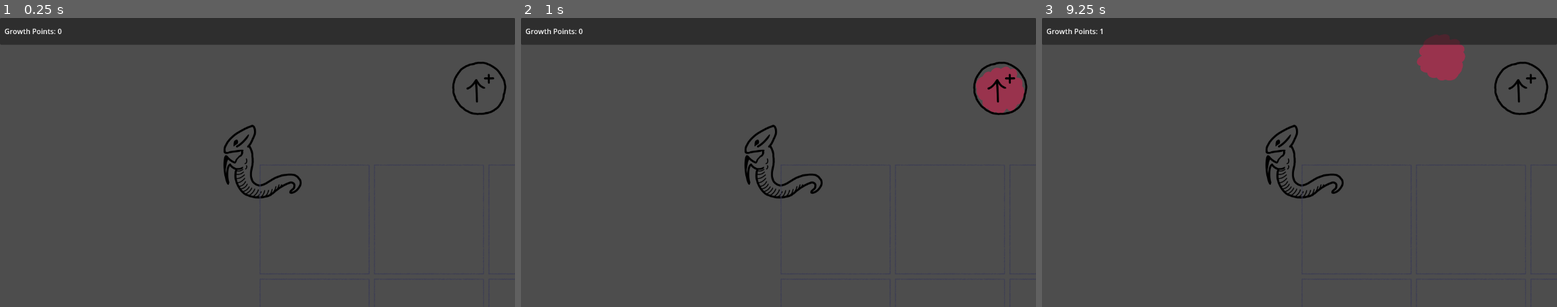
Above: before the commit, frames 1-3 (left to right).
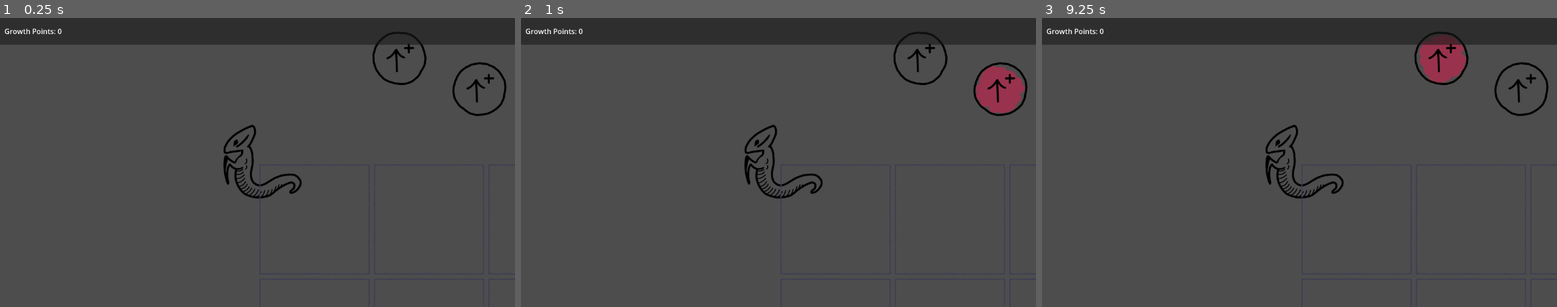
Above: after the commit, the same moments.

Repository: Surreily/slivcremental-mini
Game: Godot game, scene res://scenes/game.tscn
Two runs of this game, one before a commit and one after it. Both use one fixed random seed, a clock stepped at 60 frames per second and the inputs below.
Inputs (mouse positions are in pixels of both pictures, inside the frame that each line leads up to):
- Up to frame 1 (0.25 s): no input
- Up to frame 2 (1 s): tap Enter at 0.5 s; drag from (778, 162) to (999, 90) at 0.52 s
- Up to frame 3 (9.25 s): tap Space at 1.25, 2.75, 4.25 s; drag from (1520, 90) to (1299, 162) at 1.27 s; tap Enter at 2, 3.5 s; move the mouse to (1443, 58) at 2.02 s; click (1443, 58) at 2.17 s; drag from (1273, 220) to (1443, 58) at 2.77 s; move the mouse to (1454, 205) at 3.52 s; click (1454, 205) at 3.67 s; drag from (1145, 119) to (1443, 58) at 4.27 s; move the mouse to (1325, 162) at 5.02 s; click (1325, 162) at 5.17 s; drag from (1222, 90) to (1356, 220) at 5.77 s; move the mouse to (1412, 148) at 6.52 s; click (1412, 148) at 6.67 s; drag from (1196, 176) to (1469, 220) at 7.27 s; move the mouse to (1351, 98) at 8.02 s; click (1351, 98) at 8.17 s; drag from (1273, 220) to (1443, 58) at 8.77 s

The runs differ from the first frame. In frame 1, 0.5% of the frame differs, in the area x 72-99%, y 4-35%; in frame 2, 0.6%; in frame 3, 0.6%, in the area x 11-99%, y 3-35%.

Commit message:
WIP: Change how sliver points accumulate (time rather than clicking). Updates to serialize/deserialize. Other experimental changes.

Diff:
--- a/scenes/skill-node.tscn
+++ b/scenes/skill-node.tscn
@@ -14,17 +14,17 @@
 [sub_resource type="CircleShape2D" id="CircleShape2D_cikux"]
 radius = 64.0
 
-[node name="Skill" type="Node2D" node_paths=PackedStringArray("linkedSkillNodes")]
+[node name="Skill" type="Node2D"]
 script = ExtResource("1_cikux")
-linkedSkillNodes = [null]
-key = null
 
 [node name="Background Sprite" type="Sprite2D" parent="."]
 material = SubResource("ShaderMaterial_c6gft")
+rotation = 7.15335
 scale = Vector2(0.5, 0.5)
 texture = ExtResource("2_3v3bl")
 
 [node name="Border Sprite" type="Sprite2D" parent="."]
+rotation = 8.2896
 scale = Vector2(0.5, 0.5)
 texture = ExtResource("3_3v3bl")
 
--- a/scenes/skill-tree.tscn
+++ b/scenes/skill-tree.tscn
@@ -9,41 +9,34 @@
 script = ExtResource("1_7y6fp")
 lineTexture = ExtResource("2_g8e78")
 
-[node name="Increment Growth Points 1" parent="." node_paths=PackedStringArray("linkedSkillNodes") instance=ExtResource("1_glyw6")]
-linkedSkillNodes = [NodePath("../Increment Growth Points 2"), NodePath("../Skill3"), NodePath("../Skill4")]
+[node name="Increment Growth Points 1" parent="." instance=ExtResource("1_glyw6")]
 skillTexture = ExtResource("4_g8e78")
 key = "incremental-growth-1"
 
-[node name="Increment Growth Points 2" parent="." node_paths=PackedStringArray("linkedSkillNodes") instance=ExtResource("1_glyw6")]
+[node name="Increment Growth Points 2" parent="." instance=ExtResource("1_glyw6")]
 position = Vector2(-179, -68)
-linkedSkillNodes = []
 costInGrowthPoints = 20
 skillTexture = ExtResource("4_g8e78")
 key = "increment-growth-2"
 
-[node name="Skill3" parent="." node_paths=PackedStringArray("linkedSkillNodes") instance=ExtResource("1_glyw6")]
+[node name="Skill3" parent="." instance=ExtResource("1_glyw6")]
 position = Vector2(8, -269)
-linkedSkillNodes = [NodePath("../Skill5"), NodePath("../Skill6")]
 key = "skill-3"
 
-[node name="Skill4" parent="." node_paths=PackedStringArray("linkedSkillNodes") instance=ExtResource("1_glyw6")]
+[node name="Skill4" parent="." instance=ExtResource("1_glyw6")]
 position = Vector2(378, -104)
-linkedSkillNodes = []
 key = "skill-4"
 
-[node name="Skill5" parent="." node_paths=PackedStringArray("linkedSkillNodes") instance=ExtResource("1_glyw6")]
+[node name="Skill5" parent="." instance=ExtResource("1_glyw6")]
 position = Vector2(-143, -530)
-linkedSkillNodes = []
 key = "skill-5"
 
-[node name="Skill6" parent="." node_paths=PackedStringArray("linkedSkillNodes") instance=ExtResource("1_glyw6")]
+[node name="Skill6" parent="." instance=ExtResource("1_glyw6")]
 position = Vector2(297, -540)
-linkedSkillNodes = [NodePath("../Skill7")]
 key = "skill-6"
 
-[node name="Skill7" parent="." node_paths=PackedStringArray("linkedSkillNodes") instance=ExtResource("1_glyw6")]
+[node name="Skill7" parent="." instance=ExtResource("1_glyw6")]
 position = Vector2(569, -606)
-linkedSkillNodes = []
 key = "skill-7"
 
 [connection signal="clicked" from="Increment Growth Points 1" to="." method="_increment_growth_points_1"]
--- a/scenes/sliver.tscn
+++ b/scenes/sliver.tscn
@@ -1,14 +1,14 @@
 [gd_scene load_steps=5 format=3 uid="uid://desasx83ympiy"]
 
+[ext_resource type="Script" uid="uid://q0ytnikctjrw" path="res://scripts/controllers/sliver-controller.gd" id="1_0fosg"]
 [ext_resource type="Texture2D" uid="uid://6wfldheruygo" path="res://graphics/sliver.png" id="1_ii8uc"]
-[ext_resource type="Script" uid="uid://c0fvp07qjc5rt" path="res://scripts/sliver-manager.gd" id="1_yb834"]
 [ext_resource type="Script" uid="uid://dn7e1eq26mgq8" path="res://scripts/ui/clickable-behaviour.gd" id="3_0fosg"]
 
 [sub_resource type="RectangleShape2D" id="RectangleShape2D_ii8uc"]
 size = Vector2(256, 256)
 
 [node name="Sliver" type="Node2D"]
-script = ExtResource("1_yb834")
+script = ExtResource("1_0fosg")
 
 [node name="Sprite" type="Sprite2D" parent="."]
 scale = Vector2(0.5, 0.5)
--- a/scripts/controllers/skill-node-controller.gd
+++ b/scripts/controllers/skill-node-controller.gd
@@ -28,10 +28,10 @@
 
 func update_from_state() -> void:
 	# Get the purchase status of relevant nodes in the tree (this one and its parent).
-	var is_purchased_in_state: bool = State.skills.keys.find(key) != -1
+	var is_purchased_in_state: bool = State.skills.find(key) != -1
 	var is_parent_purchased_in_state: bool = \
 		parent_node == null || \
-		State.skills.keys.find(parent_node.key) != -1
+		State.skills.find(parent_node.key) != -1
 
 	# Update visibility of sprites based on purchase status.
 	$"Border Sprite".visible = is_parent_purchased_in_state
@@ -60,7 +60,7 @@
 	if (unlocked):
 		return
 
-	State.skills.keys.append(key)
+	State.skills.append(key)
 
 	unlocked = true
 	clicked.emit()
--- /dev/null
+++ b/scripts/controllers/sliver-controller.gd
@@ -0,0 +1,25 @@
+class_name SliverController
+extends Node2D
+
+var sliver: Sliver
+
+var sliv_point_progress: float = 0
+var sliv_point_target: float = 10
+
+var random: RandomNumberGenerator
+
+func _ready() -> void:
+	random = RandomNumberGenerator.new()
+
+func _process(delta: float) -> void:
+	_process_sliv(delta)
+
+func _process_sliv(delta: float) -> void:
+	# Increase point progress.
+	sliv_point_progress += delta
+
+	# If target reached, increment sliv points and set next target.
+	if (sliv_point_progress >= sliv_point_target):
+		State.currencies.sliv_points += State.statistics.growthPointsPerClick
+		sliv_point_progress = 0.0
+		sliv_point_target = random.randf_range(3.0, 15.0)
--- a/scripts/controllers/sliver-hive-controller.gd
+++ b/scripts/controllers/sliver-hive-controller.gd
@@ -1,5 +1,19 @@
 class_name SliverHiveController
 extends Node2D
+
+var slot_controllers: GridArray
+
+func _init():
+	slot_controllers = GridArray.new(10, 10)
+
+	var slot_scene: Resource = load("res://scenes/slot.tscn")
+
+	for x in 10:
+		for y in 10:
+			var slot: SlotController = slot_scene.instantiate()
+			slot.position = Vector2(x * 256, y * 256)
+			add_child(slot)
+			slot_controllers.set_value(x, y, slot)
 
 func update_from_state() -> void:
 	# Load the scene.
@@ -16,3 +30,6 @@
 			var slot: SlotController = slot_scene.instantiate()
 			slot.position = Vector2(x * 256, y * 256)
 			add_child(slot)
+
+func set_sliver(sliver: Sliver):
+	var slot: SlotController = slot_controllers.get_value(sliver.x, sliver.y)
--- a/scripts/controllers/slot-controller.gd
+++ b/scripts/controllers/slot-controller.gd
@@ -1,2 +1,20 @@
 class_name SlotController
 extends Node2D
+
+var sliver_controller: SliverController
+
+func set_sliver(sliver: Sliver):
+	if sliver_controller != null:
+		clear_sliver()
+
+	# Instantiate the sliver controller as a child of this one.
+	var sliver_scene: Resource = load("res://scenes/sliver.tscn")
+	sliver_controller = sliver_scene.instantiate()
+	add_child(sliver_controller)
+
+	# Update properties on the sliver controller.
+	sliver_controller.sliver = sliver
+
+func clear_sliver():
+	sliver_controller.queue_free()
+	sliver_controller = null
--- a/scripts/game-manager.gd
+++ b/scripts/game-manager.gd
@@ -20,8 +20,11 @@
 	sliver.x = 0
 	sliver.y = 0
 
+	State.sliver_hive = GridArray.new(10, 10)
+	State.sliver_hive.set_value(1, 1, sliver)
+
 	var saver: JsonSaver = JsonSaver.new()
-	saver.save(sliver)
+	saver.save()
 
 	var loader: JsonLoader = JsonLoader.new()
 	loader.load()
--- /dev/null
+++ b/scripts/grid-array.gd
@@ -0,0 +1,19 @@
+class_name GridArray
+extends RefCounted
+
+var array: Array
+var x_size: int
+var y_size: int
+
+func _init(x_size: int, y_size: int):
+	self.x_size = x_size
+	self.y_size = y_size
+
+	array.clear()
+	array.resize(x_size * y_size)
+
+func get_value(x: int, y: int):
+	return array[(y * x_size) + x]
+
+func set_value(x: int, y: int, value):
+	array[(y * x_size) + x] = value
--- a/scripts/io/json-loader.gd
+++ b/scripts/io/json-loader.gd
@@ -9,6 +9,7 @@
 
 	# Deserialize the data.
 	_deserialize_slivers(data["slivers"])
+	_deserialize_sliver_hive((data["slivers"]))
 
 func _deserialize_slivers(slivers_data) -> void:
 	var slivers: Array[Sliver] = []
@@ -23,3 +24,21 @@
 		slivers.append(sliver)
 
 	State.slivers = slivers
+
+func _deserialize_sliver_hive(slivers_data) -> void:
+	# Reset the hive.
+	State.sliver_hive = GridArray.new(10, 10)
+
+	# Add each sliver from the data into the hive array.
+	for sliver_data in slivers_data:
+		var sliver: Sliver = Sliver.new()
+
+		sliver.id = sliver_data["id"]
+
+		State.sliver_hive.set_value(sliver_data["x"], sliver_data["y"], sliver)
+
+func _deserialize_skills(skills_data) -> void:
+	State.skills.clear()
+
+	for skill_data in skills_data:
+		State.skills.append(skill_data)
--- a/scripts/io/json-saver.gd
+++ b/scripts/io/json-saver.gd
@@ -1,10 +1,12 @@
 class_name JsonSaver
 extends RefCounted
 
-func save(sliver: Sliver) -> void:
+func save() -> void:
 	var dictionary: Dictionary = {
 		"currencies": _serialize_currencies(),
 		"slivers": _serialize_slivers(),
+		"sliver-hive": _serialize_sliver_hive(),
+		"skills": _serialize_skills(),
 	}
 
 	var json: String = JSON.stringify(dictionary)
@@ -27,3 +29,27 @@
 		})
 
 	return slivers_data
+
+func _serialize_sliver_hive() -> Array:
+	var sliver_hive_data = []
+
+	for y in 10:
+		for x in 10:
+			var sliver: Sliver = State.sliver_hive.get_value(x, y)
+
+			if sliver != null:
+				sliver_hive_data.append({
+					"id": sliver.id,
+					"x": x,
+					"y": y,
+				})
+
+	return sliver_hive_data
+
+func _serialize_skills() -> Array:
+	var skills_data = []
+
+	for skill in State.skills:
+		skills_data.append(skill)
+
+	return skills_data
--- a/scripts/model/state.gd
+++ b/scripts/model/state.gd
@@ -1,6 +1,9 @@
 extends Node
 
 var currencies: Currencies = Currencies.new()
-var skills: Skills = Skills.new()
+# var skills: Skills = Skills.new()
 var statistics: Statistics = Statistics.new()
 var slivers: Array[Sliver] = []
+var skills: Array[String] = []
+
+var sliver_hive: GridArray
Not shown, added: scripts/controllers/sliver-controller.gd.uid
Not shown, added: scripts/grid-array.gd.uid
